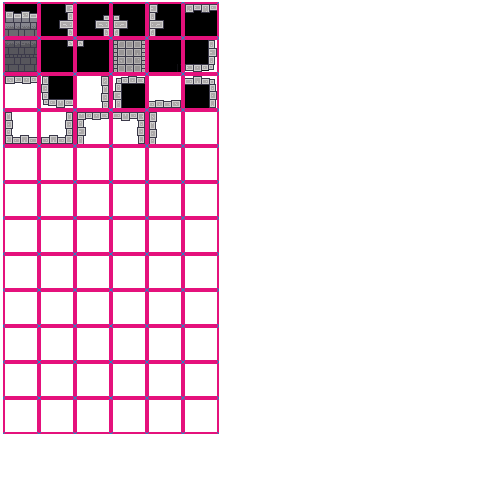
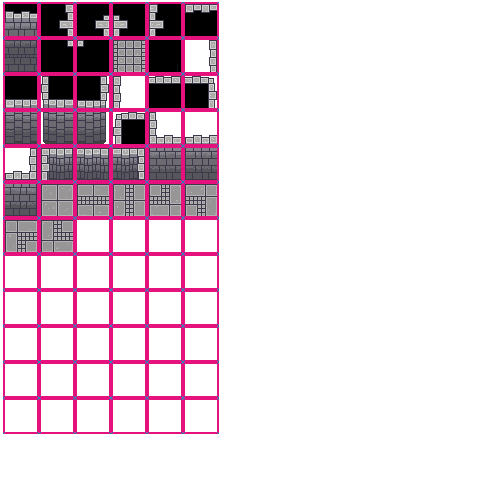
Revision of a layered 500 x 500 image; what changed, layer by layer:
painted on "Calque 12(collé)" over [5, 40, 217, 252]
